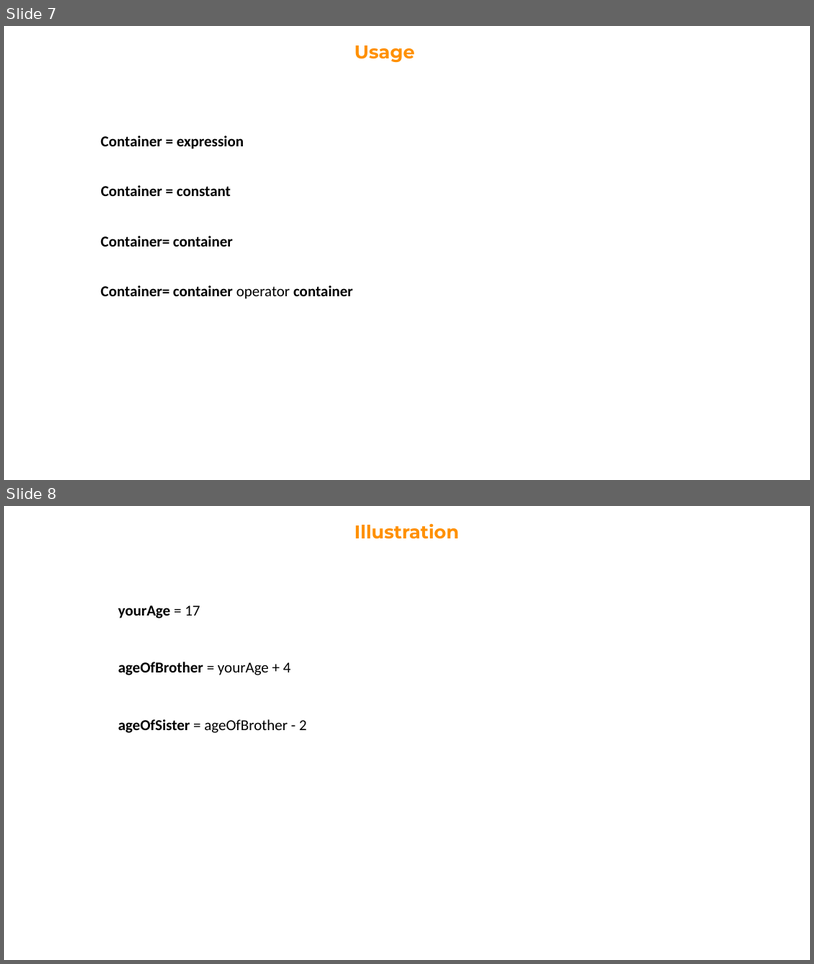
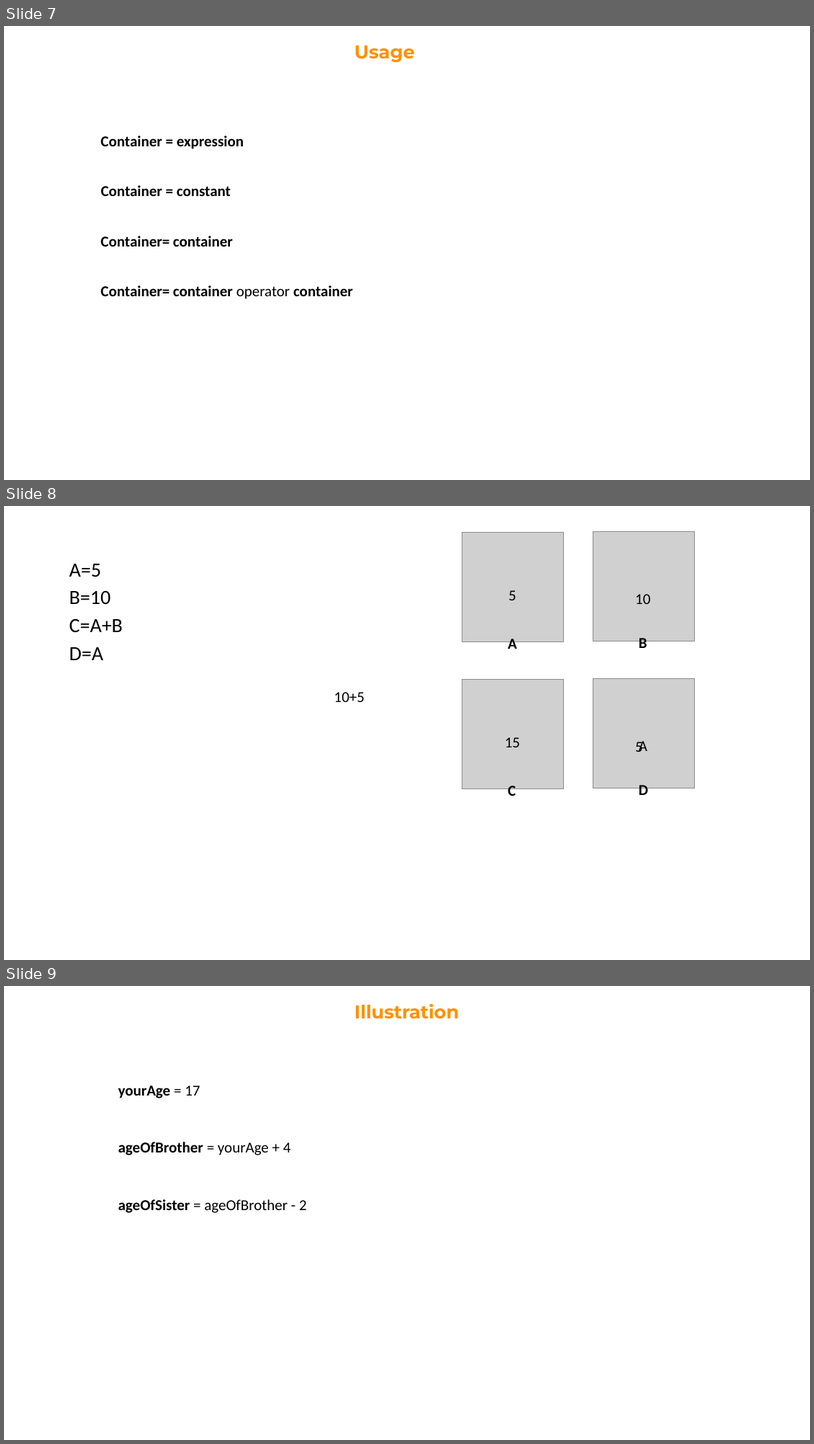
Before and after one commit to Robert-Doe/codeden, a slide deck: 3. Operators.pptx. Shown one above the other, each under a label of ours: slides 7 and 8 before the commit, slides 7, 8 and 9 after it. The pictures are 814x964 and 814x1444 pixels, drawn with LibreOffice and Linux fonts; fonts in the diff are those of the drawing; grey boxes stand for pictures. Boxes give left, top, right and bottom in pixels: in the first picture for what was removed or moved away, otherwise in the second. Text is boxed around its words. In the diff, an @@ line names an element or a change of style, - is before the commit and + after.

```diff
--- a/3. Operators.pptx
+++ b/3. Operators.pptx
@@ slide 8 added at (4, 506, 810, 960), background #FFFFFF @@
@@ picture added at (462, 532, 563, 641) @@
@@ picture added at (593, 531, 695, 641) @@
@@ subtitle added at (70, 564, 123, 660), 24 pt, text #000000 @@
+A=5
+B=10
+C=A+B
+D=A
@@ text added at (509, 590, 517, 600), 18 pt, text #000000 @@
+5
@@ text added at (635, 594, 651, 604), 18 pt, text #000000 @@
+10
@@ text added at (508, 638, 517, 654), 18 pt, text #000000, bold @@
+A
@@ text added at (639, 638, 648, 653), 18 pt, text #000000, bold @@
+B
@@ picture added at (593, 678, 695, 788) @@
@@ text added at (334, 692, 365, 702), 18 pt, text #000000 @@
+10+5
@@ picture added at (462, 679, 563, 788) @@
@@ text added at (505, 737, 520, 747), 18 pt, text #000000 @@
+15
@@ text added at (635, 741, 643, 752), 18 pt, text #000000 @@
+5
@@ text added at (639, 741, 648, 752), 18 pt, text #000000 @@
+A
@@ text added at (508, 785, 516, 800), 18 pt, text #000000, bold @@
+C
@@ text added at (639, 785, 648, 799), 18 pt, text #000000, bold @@
+D
@@ what was slide 8 is now slide 9 @@
```
Also in this commit, not shown: 1 slide changed, 9 other slides added, 37 other files.
